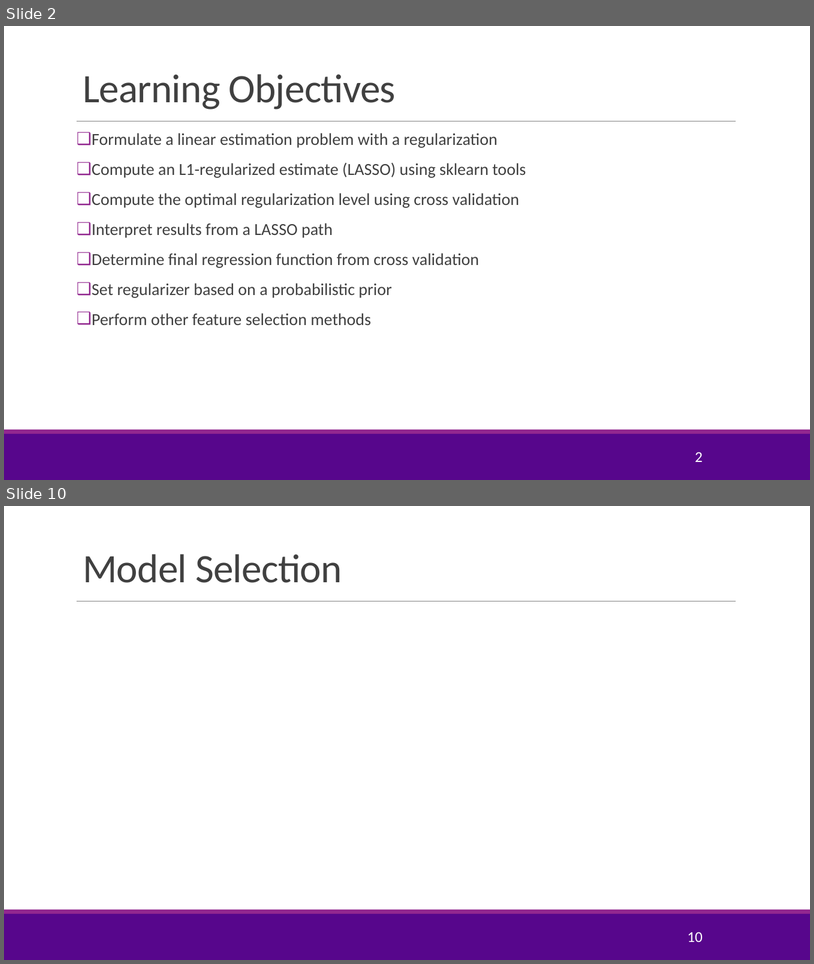
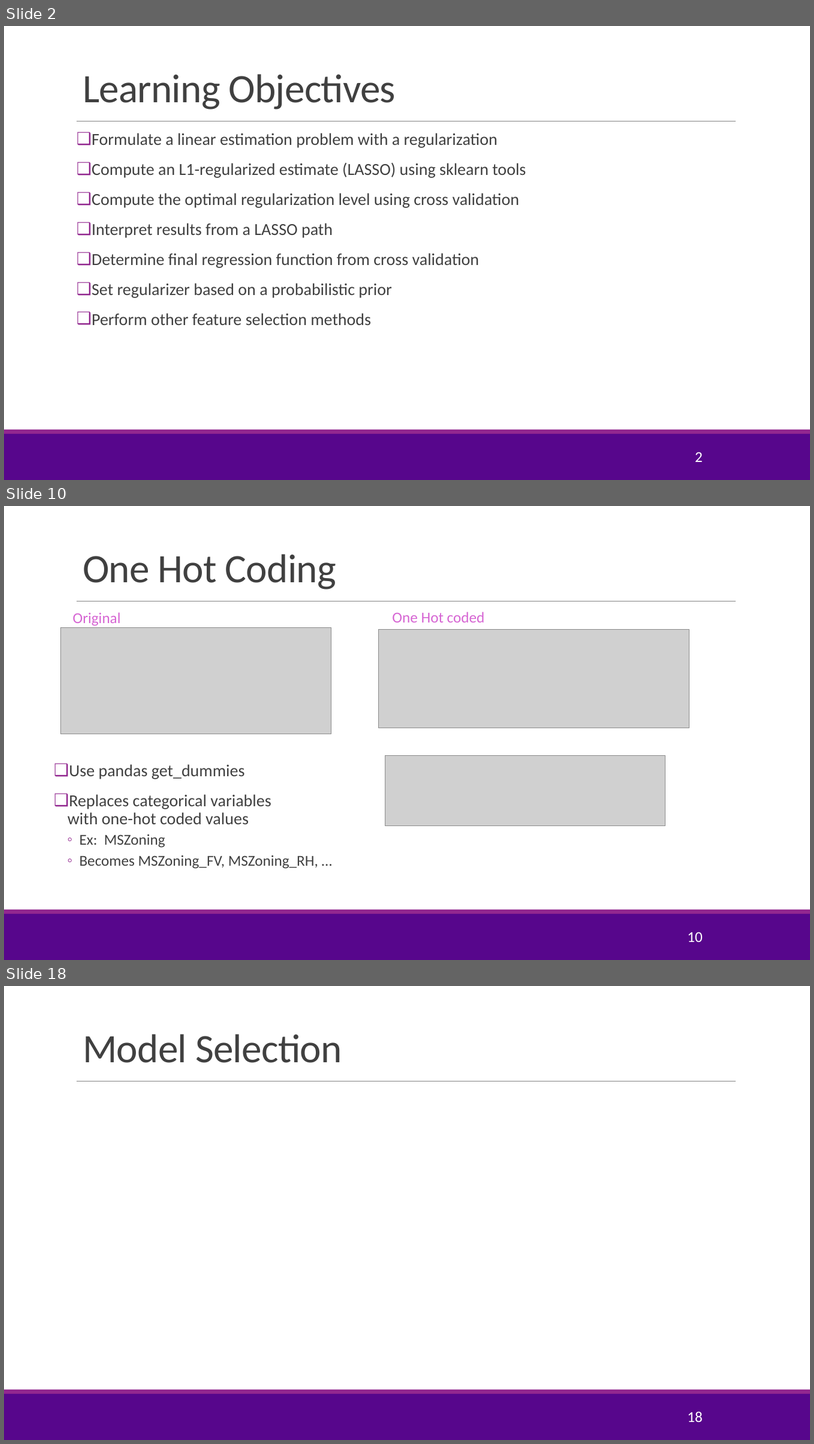
Before and after one commit to sdrangan/introml, a slide deck: lectures/Lect05_Lasso.pptx. Shown one above the other, each under a label of ours: slides 2 and 10 before the commit, slides 2, 10 and 18 after it; the slides between them are not shown. The pictures are 814x964 and 814x1444 pixels, drawn with LibreOffice and Linux fonts; fonts in the diff are those of the drawing; grey boxes stand for pictures; background and template pictures are left out. Boxes give left, top, right and bottom in pixels: in the first picture for what was removed or moved away, otherwise in the second. Text is boxed around its words. In the diff, an @@ line names an element or a change of style, - is before the commit and + after.

```diff
--- a/lectures/Lect05_Lasso.pptx
+++ b/lectures/Lect05_Lasso.pptx
@@ slide 10 added at [4,506,810,960], background #FFFFFF; not listed: 3 template elements that a slide beside it also shows @@
@@ title added at [83,554,336,589], 48 pt, text #404040 @@
+One Hot Coding
@@ text added at [73,612,121,626], 18 pt, text #D665D3 @@
+Original
@@ text added at [392,612,485,622], 18 pt, text #D665D3 @@
+One Hot coded
@@ picture added at [61,628,332,733] @@
@@ picture added at [379,630,690,728] @@
@@ picture added at [385,755,666,826] @@
@@ text added at [68,764,318,868], 20 pt, text #404040 @@
+❑ Use pandas get_dummies
+❑ Replaces categorical variables
+  with one-hot coded values
+  ◦ Ex: MSZoning
+  ◦ Becomes MSZoning_FV, MSZoning_RH, …
@@ page number added at [687,931,703,942], 18 pt, text #FFFFFF @@
+10
@@ what was slide 10 is now slide 18 @@
@@ page number at [687,1411,703,1422]: text changed @@
-10
+18
```
Also in this commit, not shown: 4 slides changed, 11 other slides added, 4 slides removed, 4 other files.
